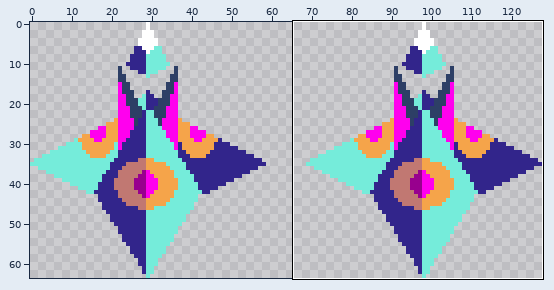
Two versions of one sprite sheet, images/anti-virus.png. The picture above shows the old version from afar; the outline marks the close-up.
Close-up. First the earlier version:
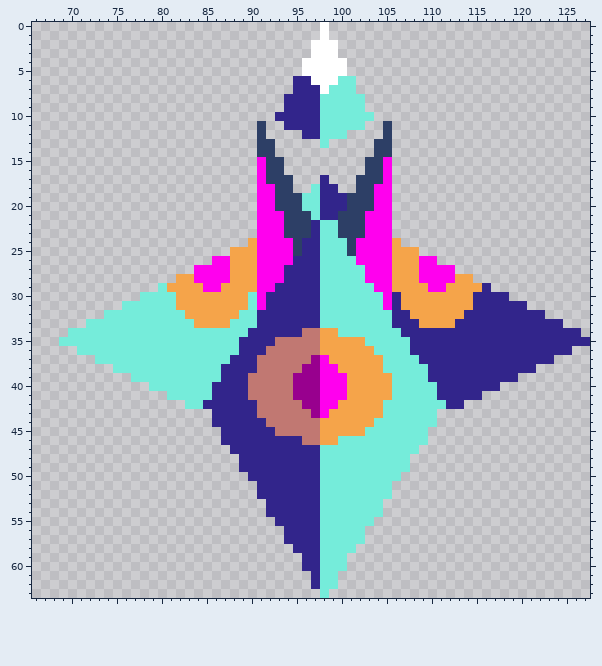
The file is 128x64 pixels. Colours within 5 levels of each other are drawn and written as one. Shown: x 66..127, y 0..63. The commit also changed other parts of the picture, which this record leaves out.
Once edited:
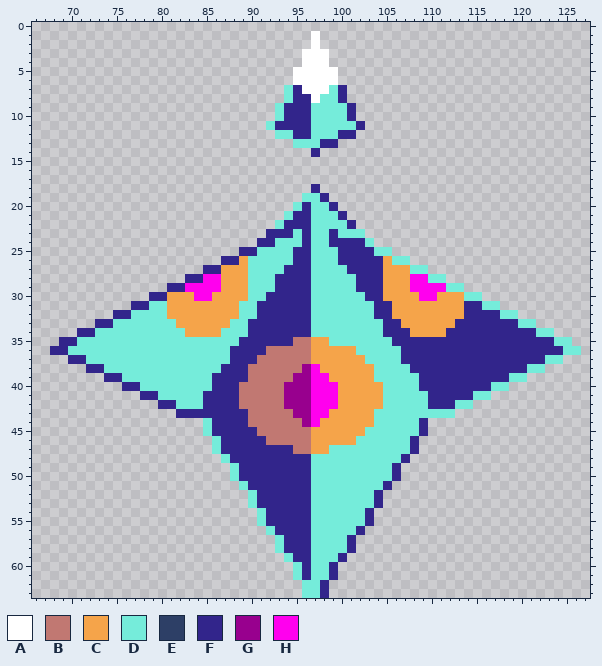
Palette (. is transparent): A #ffffff  B #c17872  C #f5a44a  D #75ecda  E #2d3f66  F #32258b  G #98008e  H #ff00ee
From old to new:
@@ x 66..127 @@
- 0 ................................A.............................
- 1 ................................A.............................
- 2 ...............................AAA............................
- 3 ...............................AAA............................
- 4 ..............................AAAAA...........................
- 5 ..............................AAAAA...........................
- 6 .............................FFAAADD..........................
- 7 .............................FFFADDD..........................
- 8 ............................FFFFDDDDD.........................
- 9 ............................FFFFDDDDD.........................
-10 ...........................FFFFFDDDDDD........................
-11 .........................E..FFFFDDDDD..E......................
-12 .........................E....FFDDD....E......................
-13 .........................EE.....D.....EE......................
-14 .........................EE...........EE......................
-15 .........................HEE.........EEH......................
-16 .........................HEE.........EEH......................
-17 .........................HEEE...F...EEEH......................
-18 .........................HHEE..DFF..EEHH......................
-19 .........................HHEEEDDFFFEEEHH......................
-20 .........................HHEEEDDFFFEEEHH......................
-21 .........................HHHEEEDFFEEEHHH......................
-22 .........................HHHEEEFDDEEEHHH......................
-23 .........................HHHEEEFDDEEEHHH......................
-24 ........................CHHHHEFFDDDEHHHHC.....................
-25 ......................CCCHHHHEFFDDDEHHHHCCC...................
-26 ....................HHCCCHHHHFFFDDDDHHHHCCCHH.................
-27 ..................HHHHCCCHHHFFFFDDDDDHHHCCCHHHH...............
-28 ................CCHHHHCCCHHHFFFFDDDDDHHHCCCHHHHCC.............
-29 ..............DCCCCHHCCCCHHFFFFFDDDDDDHHCCCCHHCCCCF...........
-30 ............DDDDCCCCCCCCDHFFFFFFDDDDDDDHFCCCCCCCCFFFF.........
-31 ..........DDDDDDCCCCCCCCDHFFFFFFDDDDDDDHFCCCCCCCCFFFFFF.......
-32 ........DDDDDDDDDCCCCCCDDFFFFFFFDDDDDDDDFFCCCCCCFFFFFFFFF.....
-33 ......DDDDDDDDDDDDCCCCDDDFFFFFFFDDDDDDDDFFFCCCCFFFFFFFFFFFF...
-34 ....DDDDDDDDDDDDDDDDDDDDFFFFFFBBCCDDDDDDDFFFFFFFFFFFFFFFFFFFF.
-35 ...DDDDDDDDDDDDDDDDDDDDFFFFBBBBBCCCCCDDDDDFFFFFFFFFFFFFFFFFFFF
-36 .....DDDDDDDDDDDDDDDDDDFFFBBBBBBCCCCCCDDDDFFFFFFFFFFFFFFFFFF..
-37 .......DDDDDDDDDDDDDDDFFFBBBBBBGHCCCCCCDDDDFFFFFFFFFFFFFFF....
-38 .........DDDDDDDDDDDDFFFFBBBBBGGHHCCCCCDDDDDFFFFFFFFFFFF......
-39 ...........DDDDDDDDDDFFFBBBBBGGGHHHCCCCCDDDDFFFFFFFFFF........
-40 .............DDDDDDDFFFFBBBBBGGGHHHCCCCCDDDDDFFFFFFF..........
-41 ...............DDDDDFFFFBBBBBGGGHHHCCCCCDDDDDFFFFF............
-42 .................DDFFFFFFBBBBBGGHHCCCCCDDDDDDDFF..............
-43 ....................FFFFFBBBBBBGHCCCCCCDDDDDD.................
-44 ....................FFFFFFBBBBBBCCCCCCDDDDDDD.................
-45 .....................FFFFFFBBBBBCCCCCDDDDDDD..................
-46 .....................FFFFFFFFFBBCCDDDDDDDDDD..................
-47 ......................FFFFFFFFFFDDDDDDDDDDD...................
-48 .......................FFFFFFFFFDDDDDDDDDD....................
-49 .......................FFFFFFFFFDDDDDDDDDD....................
-50 ........................FFFFFFFFDDDDDDDDD.....................
-51 .........................FFFFFFFDDDDDDDD......................
-52 .........................FFFFFFFDDDDDDDD......................
-53 ..........................FFFFFFDDDDDDD.......................
-54 ..........................FFFFFFDDDDDDD.......................
-55 ...........................FFFFFDDDDDD........................
-56 ............................FFFFDDDDD.........................
-57 ............................FFFFDDDDD.........................
-58 .............................FFFDDDD..........................
-59 ..............................FFDDD...........................
-60 ..............................FFDDD...........................
-61 ...............................FDD............................
-62 ...............................FDD............................
-63 ................................D.............................
+ 0 ..............................................................
+ 1 ...............................A..............................
+ 2 ...............................A..............................
+ 3 ..............................AAA.............................
+ 4 ..............................AAA.............................
+ 5 .............................AAAAA............................
+ 6 .............................AAAAA............................
+ 7 ............................DFAAADF...........................
+ 8 ............................DFFADDF...........................
+ 9 ...........................DFFFDDDDF..........................
+10 ...........................DFFFDDDDF..........................
+11 ..........................DFFFFDDDDDF.........................
+12 ...........................DDFFDDDFF..........................
+13 .............................DDDFF............................
+14 ...............................F..............................
+15 ..............................................................
+16 ..............................................................
+17 ..............................................................
+18 ...............................F..............................
+19 ..............................DDF.............................
+20 .............................DFDDF............................
+21 ............................DFFDDDF...........................
+22 ...........................DFFFDDDDF..........................
+23 ..........................FFFDFDDFDDD.........................
+24 .........................FFDDDFDDFFFFD........................
+25 .......................FFDDDDFFDDDFFFFDD......................
+26 .....................FFCDDDDDFFDDDFFFFFCDD....................
+27 ...................FFCCCDDDDFFFDDDDFFFFCCCDD..................
+28 .................FFHHCCCDDDFFFFDDDDDFFFCCCHHDD................
+29 ...............FFHHHHCCCDDDFFFFDDDDDFFFCCCHHHHDD..............
+30 .............FFCCCHHCCCCDDFFFFFDDDDDDFFCCCCHHCCCDD............
+31 ...........FFDDCCCCCCCCDDFFFFFFDDDDDDDFFCCCCCCCCFFDD..........
+32 .........FFDDDDCCCCCCCCDDFFFFFFDDDDDDDFFCCCCCCCCFFFFDD........
+33 .......FFDDDDDDDCCCCCCDDFFFFFFFDDDDDDDDFFCCCCCCFFFFFFFDD......
+34 .....FFDDDDDDDDDDCCCCDDDFFFFFFFDDDDDDDDFFFCCCCFFFFFFFFFFDD....
+35 ...FFDDDDDDDDDDDDDDDDDDFFFFFFBBCCDDDDDDDFFFFFFFFFFFFFFFFFFDD..
+36 ..FFDDDDDDDDDDDDDDDDDDFFFFBBBBBCCCCCDDDDDFFFFFFFFFFFFFFFFFFDD.
+37 ....FFDDDDDDDDDDDDDDDDFFFBBBBBBCCCCCCDDDDFFFFFFFFFFFFFFFFDD...
+38 ......FFDDDDDDDDDDDDDFFFBBBBBBGHCCCCCCDDDDFFFFFFFFFFFFFDD.....
+39 ........FFDDDDDDDDDDFFFFBBBBBGGHHCCCCCDDDDDFFFFFFFFFFDD.......
+40 ..........FFDDDDDDDDFFFBBBBBGGGHHHCCCCCDDDDFFFFFFFFDD.........
+41 ............FFDDDDDFFFFBBBBBGGGHHHCCCCCDDDDDFFFFFDD...........
+42 ..............FFDDDFFFFBBBBBGGGHHHCCCCCDDDDDFFFDD.............
+43 ................FFFFFFFFBBBBBGGHHCCCCCDDDDDDDDD...............
+44 ...................DFFFFBBBBBBGHCCCCCCDDDDDF..................
+45 ...................DFFFFFBBBBBBCCCCCCDDDDDDF..................
+46 ....................DFFFFFBBBBBCCCCCDDDDDDF...................
+47 ....................DFFFFFFFFBBCCDDDDDDDDDF...................
+48 .....................DFFFFFFFFFDDDDDDDDDDF....................
+49 ......................DFFFFFFFFDDDDDDDDDF.....................
+50 ......................DFFFFFFFFDDDDDDDDDF.....................
+51 .......................DFFFFFFFDDDDDDDDF......................
+52 ........................DFFFFFFDDDDDDDF.......................
+53 ........................DFFFFFFDDDDDDDF.......................
+54 .........................DFFFFFDDDDDDF........................
+55 .........................DFFFFFDDDDDDF........................
+56 ..........................DFFFFDDDDDF.........................
+57 ...........................DFFFDDDDF..........................
+58 ...........................DFFFDDDDF..........................
+59 ............................DFFDDDF...........................
+60 .............................DFDDF............................
+61 .............................DFDDF............................
+62 ..............................DDF.............................
+63 ..............................DDF.............................
